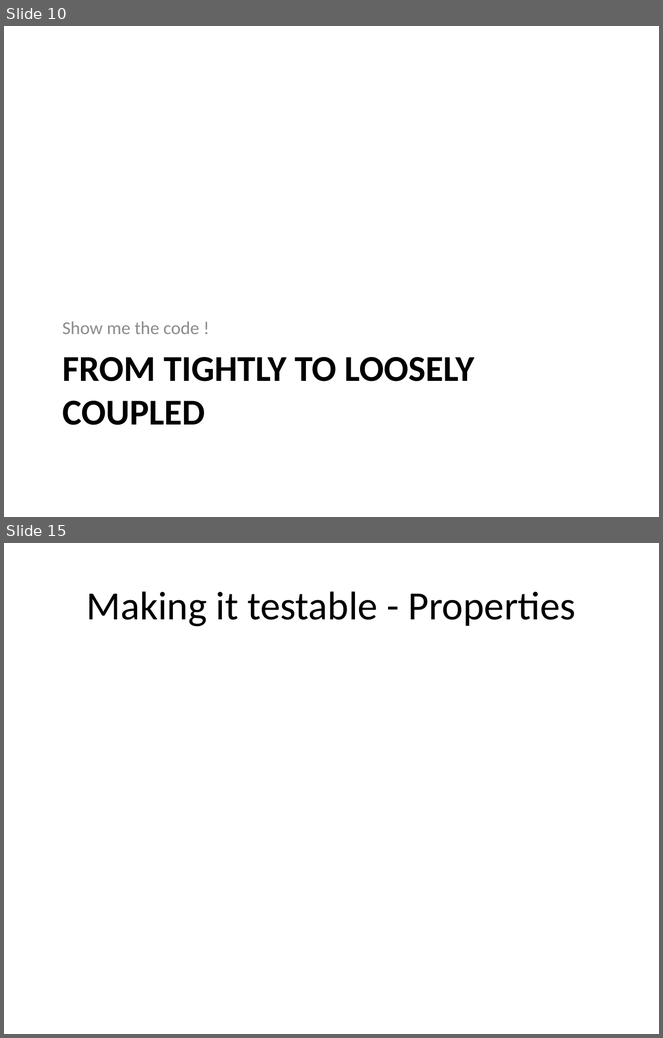
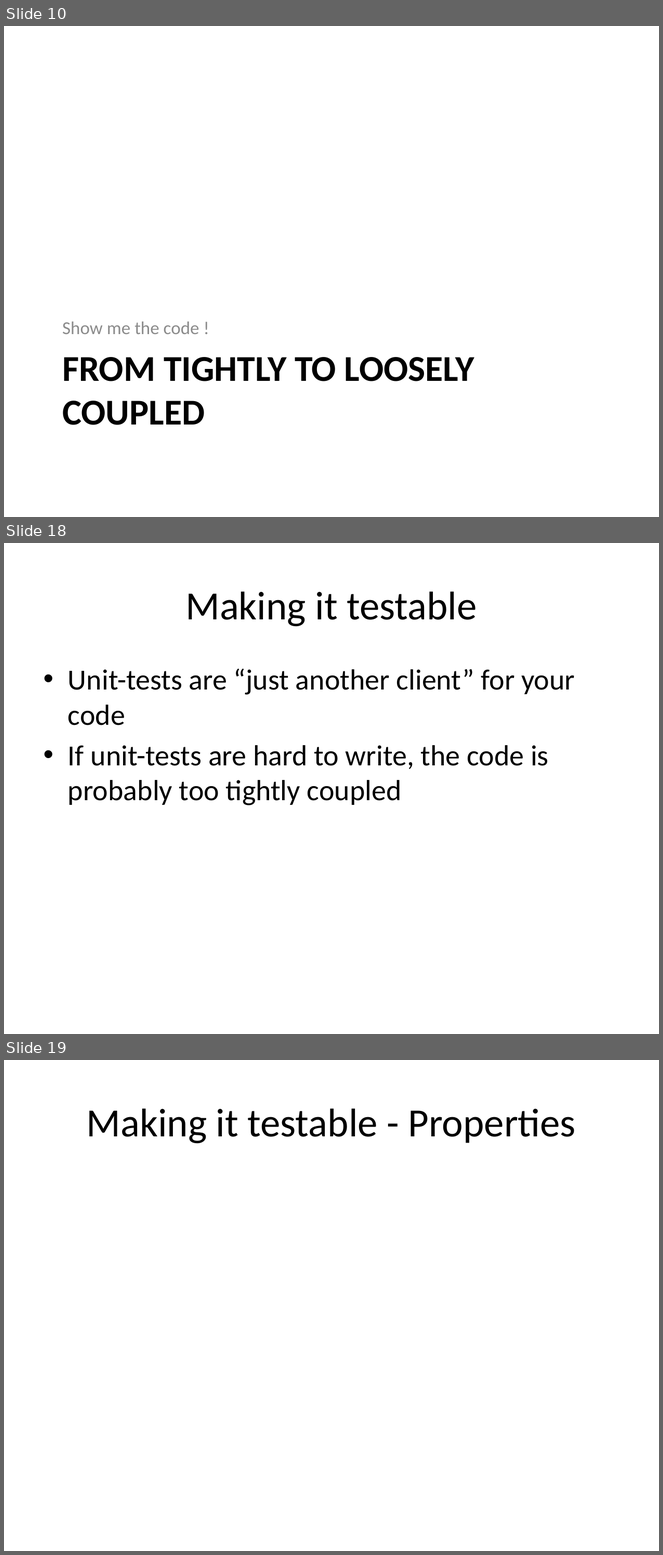
Before and after one commit to tsimbalar/DependencyInjectionTheRightWay, a slide deck: Dependency Injection - the right way.pptx. Shown one above the other, each under a label of ours: slides 10 and 15 before the commit, slides 10, 18 and 19 after it; the slides between them are not shown. The pictures are 663x1038 and 663x1555 pixels, drawn with LibreOffice and Linux fonts; fonts in the diff are those of the drawing. Boxes give left, top, right and bottom in pixels: in the first picture for what was removed or moved away, otherwise in the second. Text is boxed around its words. In the diff, an @@ line names an element or a change of style, - is before the commit and + after.

Commit message:
just introduced Control Freak in the presentation

```diff
--- a/Dependency Injection - the right way.pptx
+++ b/Dependency Injection - the right way.pptx
@@ slide 18 added at (x1=4, y1=543, x2=659, y2=1034), background #FFFFFF @@
@@ title added at (x1=185, y1=591, x2=477, y2=627), 44 pt, text #000000 @@
+Making it testable
@@ text added at (x1=68, y1=668, x2=575, y2=806), 32 pt, text #000000 @@
+• Unit-tests are “just another client” for your code
+• If unit-tests are hard to write, the code is probably too tightly coupled
@@ what was slide 15 is now slide 19 @@
```
Also in this commit, not shown: 5 slides changed, 4 other slides added, 1 slide removed.
